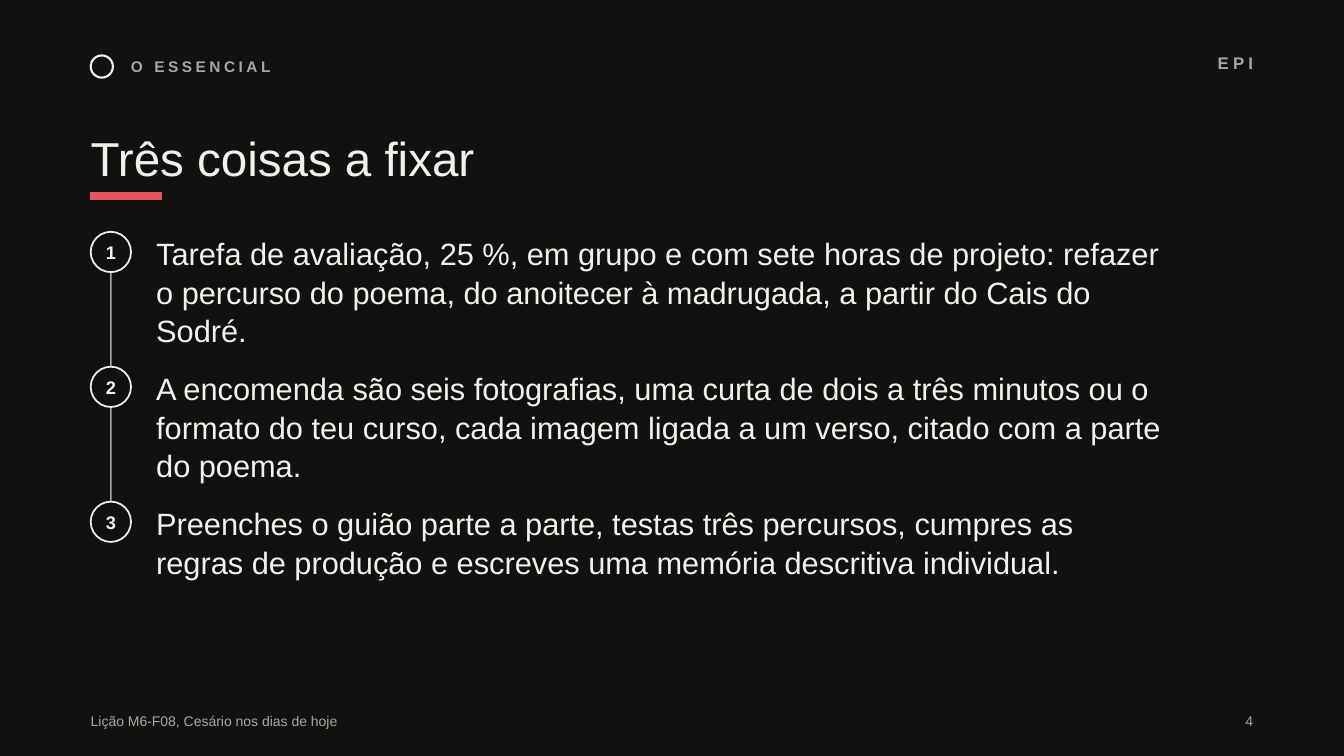
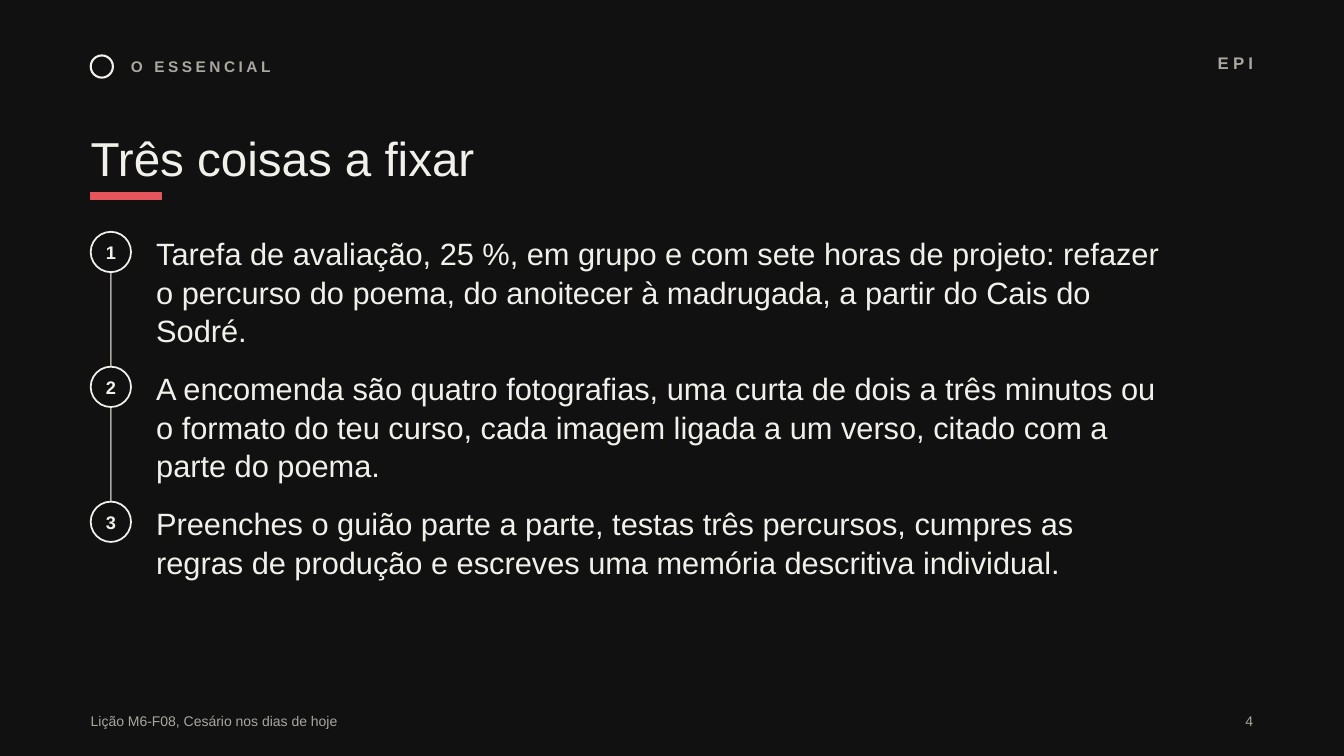
Before and after one commit to pedrohfernandes-klk/pt, a slide deck: slide 4 of m6/diapositivos/sessao-08-m6-f08.pptx. Drawn at 1344x756 pixels with LibreOffice and Linux fonts; fonts in the diff are those of the drawing. Boxes give left, top, right and bottom in pixels: in the first picture for what was removed or moved away, otherwise in the second. Text is boxed around its words. In the diff, an @@ line names an element or a change of style, - is before the commit and + after.

```diff
--- a/m6/diapositivos/sessao-08-m6-f08.pptx
+++ b/m6/diapositivos/sessao-08-m6-f08.pptx
@@ text at box(156, 377, 1155, 483): text changed @@
-A encomenda são seis fotografias, uma curta de dois a três minutos ou o formato do teu curso, cada imagem ligada a um verso, citado com a parte do poema.
+A encomenda são quatro fotografias, uma curta de dois a três minutos ou o formato do teu curso, cada imagem ligada a um verso, citado com a parte do poema.
```
Also in this commit, not shown: 1 other slide changed, 6 other files.
